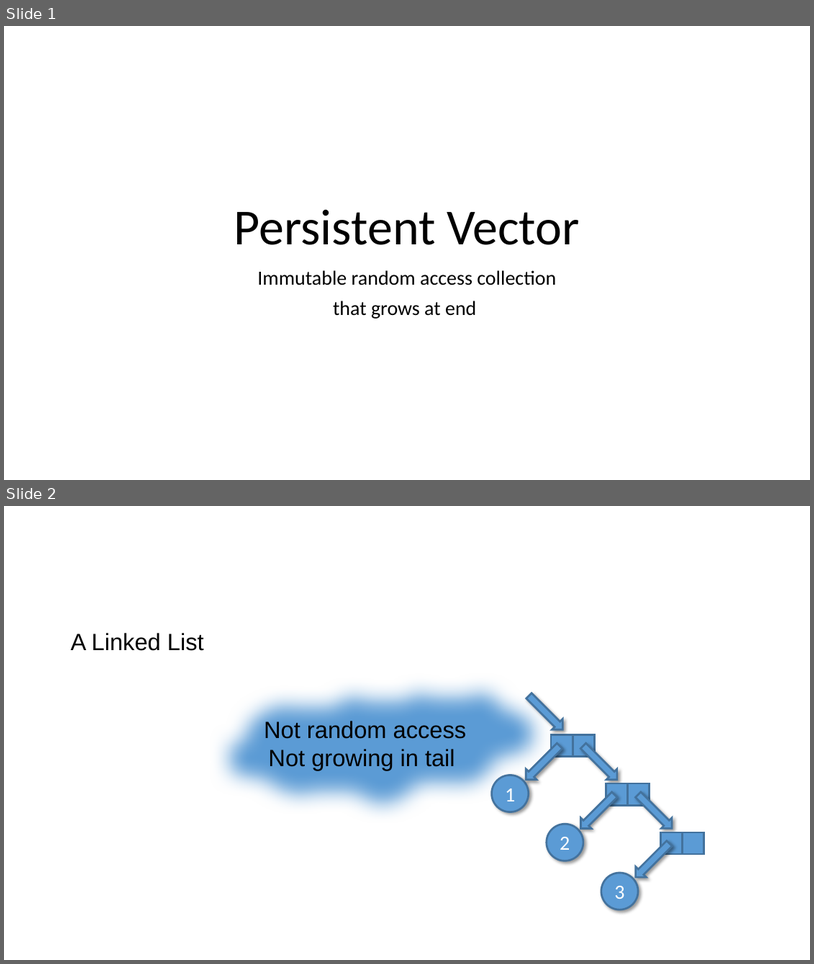
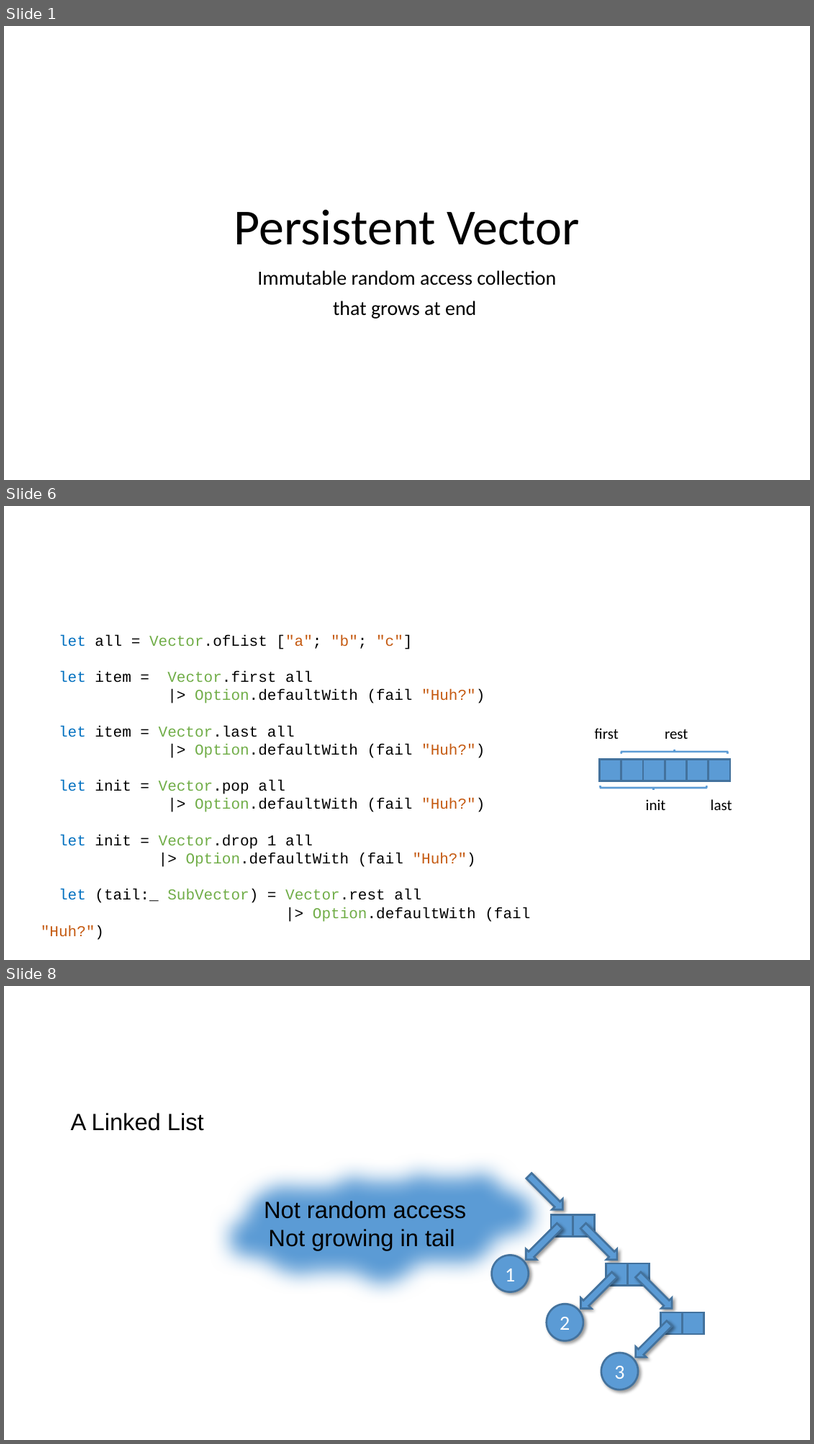
Before and after one commit to stefanvstein/fsgrit, a slide deck: vector.pptx. Shown one above the other, each under a label of ours: slides 1 and 2 before the commit, slides 1, 6 and 8 after it; the slides between them are not shown. The pictures are 814x964 and 814x1444 pixels, drawn with LibreOffice and Linux fonts; fonts in the diff are those of the drawing. Boxes give left, top, right and bottom in pixels: in the first picture for what was removed or moved away, otherwise in the second. Text is boxed around its words. In the diff, an @@ line names an element or a change of style, - is before the commit and + after.

```diff
--- a/vector.pptx
+++ b/vector.pptx
@@ slide 6 added at [4,506,810,960], background #FFFFFF @@
@@ text added at [59,635,530,921], 18 pt, text #000000 @@
+let all = Vector.ofList ["a"; "b"; "c"]
+let item = Vector.first all
+|> Option.defaultWith (fail "Huh?")
+let item = Vector.last all
+|> Option.defaultWith (fail "Huh?")
+let init = Vector.pop all
+|> Option.defaultWith (fail "Huh?")
+let init = Vector.drop 1 all
+|> Option.defaultWith (fail "Huh?")
+let (tail:_ SubVector) = Vector.rest all
+|> Option.defaultWith (fail "Huh?")
@@ text added at [595,728,619,739], 18 pt, text #000000 @@
+first
@@ text added at [665,728,688,739], 18 pt, text #000000 @@
+rest
@@ rectangle added at [600,759,622,781], fill #5B9BD5, outline #43739E 2.25 pt @@
@@ rectangle added at [622,759,643,781], fill #5B9BD5, outline #43739E 2.25 pt @@
@@ left brace added at [622,749,728,754], outline #5B9BD5 2.25 pt @@
@@ rectangle added at [643,759,665,781], fill #5B9BD5, outline #43739E 2.25 pt @@
@@ rectangle added at [665,759,687,781], fill #5B9BD5, outline #43739E 2.25 pt @@
@@ rectangle added at [687,759,709,781], fill #5B9BD5, outline #43739E 2.25 pt @@
@@ rectangle added at [709,759,730,781], fill #5B9BD5, outline #43739E 2.25 pt @@
@@ left brace added at [601,785,707,790], outline #5B9BD5 2.25 pt @@
@@ text added at [646,799,666,810], 18 pt, text #000000 @@
+init
@@ text added at [711,799,733,810], 18 pt, text #000000 @@
+last
@@ what was slide 2 is now slide 8 @@
```
Also in this commit, not shown: 5 other slides added, 2 other files.
